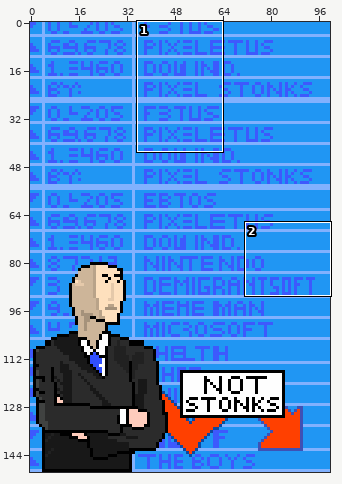
One commit to this pixel-art file: animations/chars/wip/stonks/portrait.aseprite. The picture above shows the old version from afar; the outline marks the close-up.
Close-up. Before the commit:
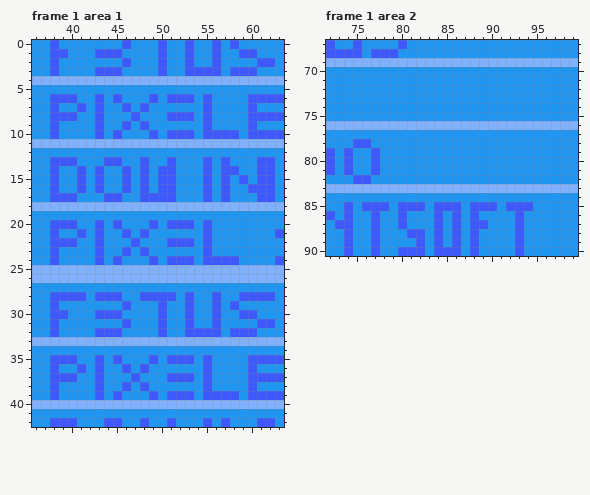
100x150 pixels, 2 frames. Colours within 5 levels of each other are drawn and written as one. Shown: frame 1 area 1: x 36..63, y 0..42; frame 1 area 2: x 72..99, y 67..90.
Once edited:
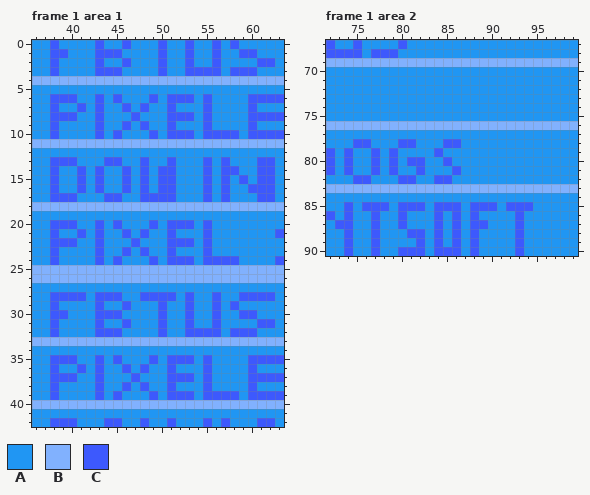
Palette (. is transparent): A #2096f3  B #81b1fe  C #3d59fd
From old to new:
Changed rows in their new state; - is an unchanged pixel.
Frame 1 area 1:
first column x 43:
 0 C
 2 C
first column x 51:
 7 C
 9 C
first column x 51:
21 C
23 C
first column x 43:
29 C
31 C
first column x 51:
36 C
38 C
Frame 1 area 2:
first column x 79:
78 -CC---CC
79 C----C--
80 C-CC--C-
81 C--C---C
82 -CC--CC-
Where, in picture pixels (left, top, right, bottom), the same in both close-ups:
changed: (95, 40, 104, 67)
changed: (167, 103, 176, 130)
changed: (167, 229, 176, 256)
changed: (95, 301, 104, 328)
changed: (167, 364, 176, 391)
changed: (389, 139, 461, 184)
